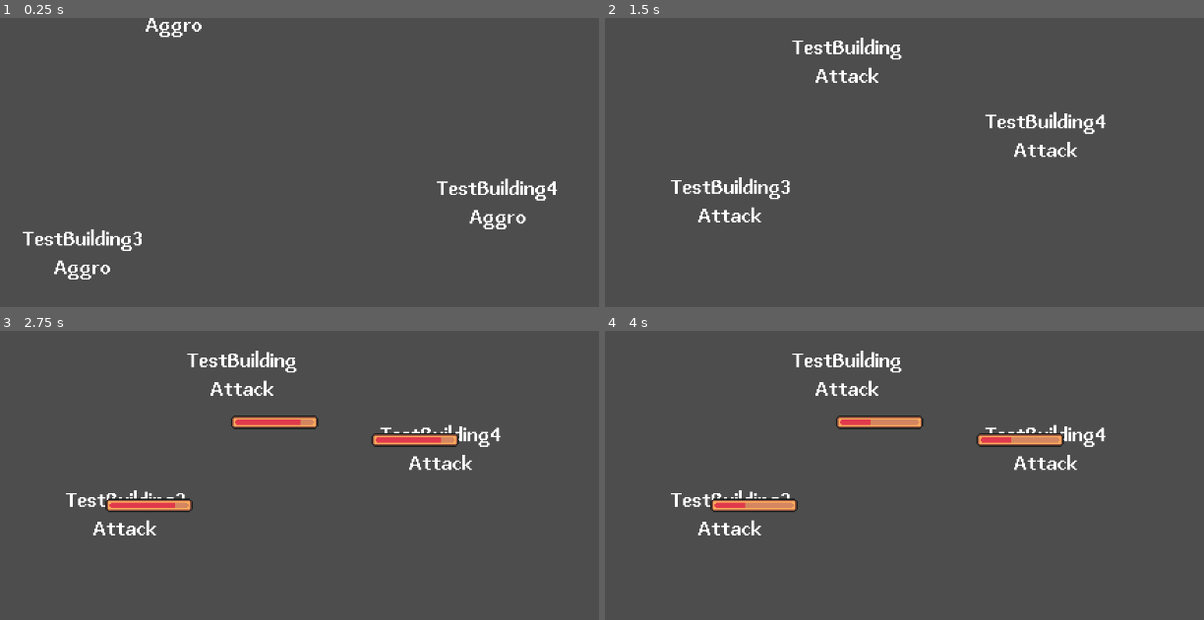
Above: before the commit, frames 1-4 (two rows, left to right).
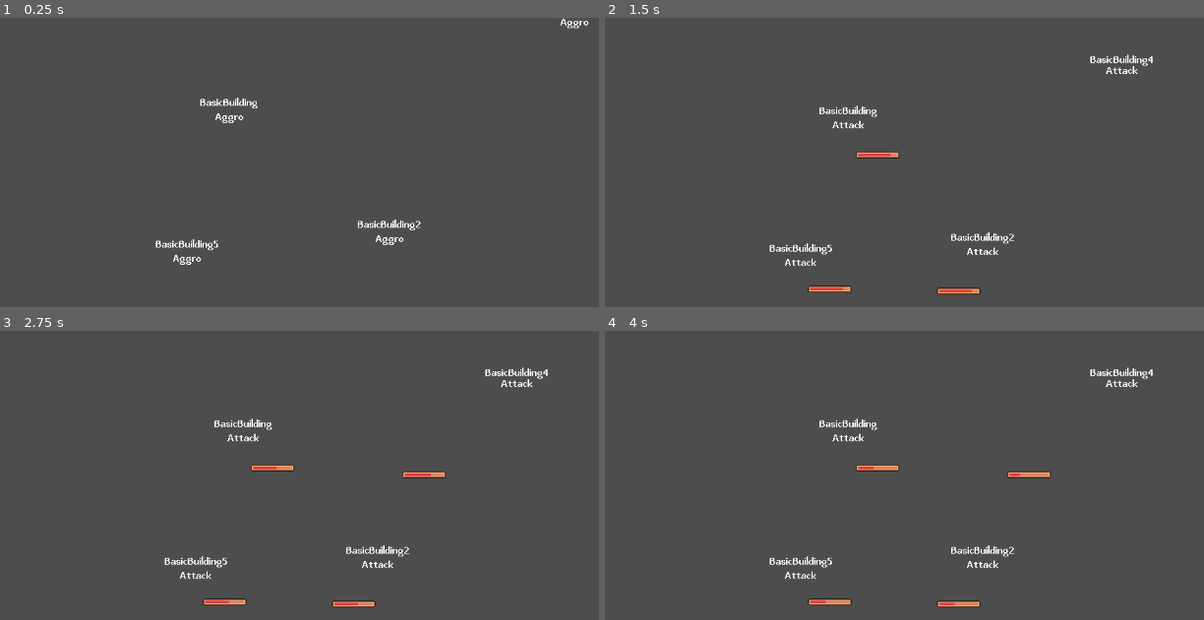
Above: after the commit, the same moments.

Repository: Cedro23/TDCardGame
Game: Godot game, scene res://scenes/game.tscn
The game is run twice, just before and just after one commit, with the same random seed, the same clock (stepped at 60 frames per second) and the same inputs.
Inputs:
- Up to frame 1 (0.25 s): no input
- Up to frame 2 (1.5 s): no input
- Up to frame 3 (2.75 s): no input
- Up to frame 4 (4 s): tap Enter at 2.75 s; tap Space at 3.5 s

The runs differ from the first frame. In frame 1, 2.5% of the frame differs, in the area x 3-99%, y 0-91%; in frame 2, 3.6%; in frame 3, 5.2%, in the area x 11-92%, y 6-96%; in frame 4, 5.2%.

Commit message:
Fixed target in range detection (#16)

Diff:
--- a/scenes/buildings/basic_building.tscn
+++ b/scenes/buildings/basic_building.tscn
@@ -3,23 +3,23 @@
 [ext_resource type="Script" path="res://scripts/entities/buildings/building.gd" id="1_8yitq"]
 [ext_resource type="PackedScene" uid="uid://ck0kwdcf7k48w" path="res://scenes/hud/health_bar.tscn" id="2_jvx4j"]
 
-[sub_resource type="RectangleShape2D" id="RectangleShape2D_he7m6"]
+[sub_resource type="RectangleShape2D" id="RectangleShape2D_htffm"]
 
 [node name="BasicBuilding" type="CharacterBody2D" groups=["Building"]]
-position = Vector2(27, -52)
+scale = Vector2(2, 2)
 script = ExtResource("1_8yitq")
 
 [node name="CollisionShape2D" type="CollisionShape2D" parent="."]
-shape = SubResource("RectangleShape2D_he7m6")
+shape = SubResource("RectangleShape2D_htffm")
+debug_color = Color(0.439216, 1, 0, 0.419608)
 
 [node name="HealthBar" parent="." node_paths=PackedStringArray("entity") instance=ExtResource("2_jvx4j")]
-anchors_preset = 0
-anchor_left = 0.0
+visible = false
+anchors_preset = 5
 anchor_top = 0.0
-anchor_right = 0.0
 anchor_bottom = 0.0
-offset_top = -24.0
-offset_bottom = -14.0
-grow_horizontal = 1
+offset_top = -18.0
+offset_bottom = -8.0
 grow_vertical = 1
+scale = Vector2(0.5, 0.5)
 entity = NodePath("..")
--- a/scenes/enemies/melee_enemy.tscn
+++ b/scenes/enemies/melee_enemy.tscn
@@ -8,6 +8,9 @@
 [ext_resource type="PackedScene" uid="uid://hn1cbwiypoej" path="res://scenes/debug/state_debug.tscn" id="6_is40x"]
 [ext_resource type="PackedScene" uid="uid://dxdeyygyumltw" path="res://scenes/debug/target_debug.tscn" id="7_wusas"]
 [ext_resource type="PackedScene" uid="uid://ck0kwdcf7k48w" path="res://scenes/hud/health_bar.tscn" id="8_mnilb"]
+
+[sub_resource type="CircleShape2D" id="CircleShape2D_hybkb"]
+radius = 26.0192
 
 [sub_resource type="CircleShape2D" id="CircleShape2D_xyw2v"]
 radius = 16.0
@@ -20,8 +23,15 @@
 [node name="AttackTimer" type="Timer" parent="."]
 one_shot = true
 
-[node name="EnemyHitBox" type="CollisionShape2D" parent="."]
+[node name="AttackRange" type="Area2D" parent="."]
+
+[node name="CollisionShape2D" type="CollisionShape2D" parent="AttackRange"]
+shape = SubResource("CircleShape2D_hybkb")
+debug_color = Color(0.704132, 0.489727, 0, 0.42)
+
+[node name="HitBox" type="CollisionShape2D" parent="."]
 shape = SubResource("CircleShape2D_xyw2v")
+debug_color = Color(0.996078, 0, 0, 0.419608)
 
 [node name="EnemyStateMachine" parent="." node_paths=PackedStringArray("entity", "current_state") instance=ExtResource("2_rmnyg")]
 entity = NodePath("..")
@@ -39,6 +49,7 @@
 can_move = false
 
 [node name="Debug" type="Node2D" parent="."]
+position = Vector2(0, -19)
 
 [node name="StateDebug" parent="Debug" node_paths=PackedStringArray("state_machine") instance=ExtResource("6_is40x")]
 state_machine = NodePath("../../EnemyStateMachine")
@@ -48,9 +59,10 @@
 offset_bottom = -36.0
 entity = NodePath("../..")
 
-[node name="HealthBar" parent="." node_paths=PackedStringArray("entity") instance=ExtResource("8_mnilb")]
-offset_top = -29.0
-offset_bottom = -19.0
-entity = NodePath("..")
+[node name="HealthBar" parent="Debug" node_paths=PackedStringArray("entity") instance=ExtResource("8_mnilb")]
+visible = false
+offset_top = -18.0
+offset_bottom = -8.0
+entity = NodePath("../..")
 
 [connection signal="timeout" from="AttackTimer" to="EnemyStateMachine/Attack" method="_on_attack_timer_timeout"]
--- a/scenes/enemies/ranged_enemy.tscn
+++ b/scenes/enemies/ranged_enemy.tscn
@@ -8,6 +8,9 @@
 [ext_resource type="PackedScene" uid="uid://hn1cbwiypoej" path="res://scenes/debug/state_debug.tscn" id="7_8o0qp"]
 [ext_resource type="PackedScene" uid="uid://dxdeyygyumltw" path="res://scenes/debug/target_debug.tscn" id="7_yv7r8"]
 [ext_resource type="PackedScene" uid="uid://ck0kwdcf7k48w" path="res://scenes/hud/health_bar.tscn" id="8_w1c1p"]
+
+[sub_resource type="CircleShape2D" id="CircleShape2D_m0vw2"]
+radius = 151.268
 
 [sub_resource type="CircleShape2D" id="CircleShape2D_242il"]
 radius = 16.0
@@ -20,8 +23,15 @@
 [node name="AttackTimer" type="Timer" parent="."]
 one_shot = true
 
-[node name="EnemyHitBox" type="CollisionShape2D" parent="."]
+[node name="AttackRange" type="Area2D" parent="."]
+
+[node name="CollisionShape2D" type="CollisionShape2D" parent="AttackRange"]
+shape = SubResource("CircleShape2D_m0vw2")
+debug_color = Color(0.705882, 0.490196, 0, 0.419608)
+
+[node name="HitBox" type="CollisionShape2D" parent="."]
 shape = SubResource("CircleShape2D_242il")
+debug_color = Color(0.996078, 0, 0, 0.419608)
 
 [node name="EnemyStateMachine" parent="." node_paths=PackedStringArray("entity", "current_state") instance=ExtResource("2_6omv4")]
 entity = NodePath("..")
@@ -39,6 +49,7 @@
 can_move = false
 
 [node name="Debug" type="Node2D" parent="."]
+position = Vector2(0, -19)
 
 [node name="TargetDebug" parent="Debug" node_paths=PackedStringArray("entity") instance=ExtResource("7_yv7r8")]
 offset_top = -49.0
@@ -48,11 +59,10 @@
 [node name="StateDebug" parent="Debug" node_paths=PackedStringArray("state_machine") instance=ExtResource("7_8o0qp")]
 state_machine = NodePath("../../EnemyStateMachine")
 
-[node name="HealthBar" parent="." node_paths=PackedStringArray("entity") instance=ExtResource("8_w1c1p")]
-offset_left = 544.0
-offset_top = 319.0
-offset_right = 608.0
-offset_bottom = 329.0
-entity = NodePath("..")
+[node name="HealthBar" parent="Debug" node_paths=PackedStringArray("entity") instance=ExtResource("8_w1c1p")]
+visible = false
+offset_top = -13.0
+offset_bottom = -3.0
+entity = NodePath("../..")
 
 [connection signal="timeout" from="AttackTimer" to="EnemyStateMachine/Attack" method="_on_attack_timer_timeout"]
--- a/scenes/game.tscn
+++ b/scenes/game.tscn
@@ -1,41 +1,42 @@
-[gd_scene load_steps=3 format=3 uid="uid://dmlgh8lodh2rm"]
+[gd_scene load_steps=4 format=3 uid="uid://dmlgh8lodh2rm"]
 
 [ext_resource type="PackedScene" uid="uid://cmpguaw5abup" path="res://scenes/buildings/basic_building.tscn" id="1_n2b3x"]
 [ext_resource type="PackedScene" uid="uid://bl8xc53ebchfy" path="res://scenes/enemies/melee_enemy.tscn" id="1_yce7x"]
+[ext_resource type="PackedScene" uid="uid://bpgcemahdqh3q" path="res://scenes/enemies/ranged_enemy.tscn" id="3_0ki4s"]
 
 [node name="Game" type="Node2D"]
 
 [node name="Camera2D" type="Camera2D" parent="."]
-zoom = Vector2(2, 2)
 
 [node name="Buildings" type="Node" parent="."]
 
-[node name="TestBuilding" parent="Buildings" instance=ExtResource("1_n2b3x")]
-position = Vector2(-6, -76)
+[node name="BasicBuilding" parent="Buildings" instance=ExtResource("1_n2b3x")]
+position = Vector2(-15, -98)
 
-[node name="TestBuilding2" parent="Buildings" instance=ExtResource("1_n2b3x")]
-position = Vector2(41, 60)
+[node name="BasicBuilding2" parent="Buildings" instance=ExtResource("1_n2b3x")]
+position = Vector2(104, 102)
 
-[node name="TestBuilding3" parent="Buildings" instance=ExtResource("1_n2b3x")]
-position = Vector2(-98, -15)
+[node name="BasicBuilding3" parent="Buildings" instance=ExtResource("1_n2b3x")]
+position = Vector2(-215, -69)
 
-[node name="TestBuilding4" parent="Buildings" instance=ExtResource("1_n2b3x")]
-position = Vector2(97, -63)
+[node name="BasicBuilding4" parent="Buildings" instance=ExtResource("1_n2b3x")]
+position = Vector2(207, -88)
 
-[node name="TestBuilding5" parent="Buildings" instance=ExtResource("1_n2b3x")]
-position = Vector2(8, 2)
+[node name="BasicBuilding5" parent="Buildings" instance=ExtResource("1_n2b3x")]
+position = Vector2(-85, 99)
 
 [node name="MeleeEnemy" parent="." instance=ExtResource("1_yce7x")]
 position = Vector2(-162, 65)
 attack_damage = 20.0
-attack_range = 30.0
 
 [node name="MeleeEnemy2" parent="." instance=ExtResource("1_yce7x")]
 position = Vector2(-99, -145)
 attack_damage = 20.0
-attack_range = 30.0
 
 [node name="MeleeEnemy3" parent="." instance=ExtResource("1_yce7x")]
 position = Vector2(172, 28)
 attack_damage = 20.0
-attack_range = 30.0
+
+[node name="RangedEnemy" parent="." instance=ExtResource("3_0ki4s")]
+position = Vector2(445, -288)
+attack_damage = 35.0
--- a/scenes/hud/health_bar.tscn
+++ b/scenes/hud/health_bar.tscn
@@ -5,7 +5,6 @@
 [ext_resource type="Script" path="res://scripts/hud/health_bar.gd" id="3_mcl6q"]
 
 [node name="HealthBar" type="TextureProgressBar"]
-visible = false
 anchors_preset = 8
 anchor_left = 0.5
 anchor_top = 0.5
@@ -17,6 +16,7 @@
 offset_bottom = 5.0
 grow_horizontal = 2
 grow_vertical = 2
+pivot_offset = Vector2(32, 5)
 size_flags_horizontal = 4
 size_flags_vertical = 4
 value = 100.0
--- a/scripts/entities/enemies/attack_state.gd
+++ b/scripts/entities/enemies/attack_state.gd
@@ -8,7 +8,7 @@
 
 
 func process_physics(_delta: float):
-	if entity.target == null or not target_in_range():
+	if entity.target == null or not entity.target_in_range():
 		entity.attack_timer.stop()
 		transitioned.emit("alert")
 
@@ -23,7 +23,3 @@
 
 func _on_attack_timer_timeout():
 	can_attack = true
-
-func target_in_range() -> bool:
-	var distance = entity.position.distance_to(entity.target.position)
-	return distance <= entity.attack_range
--- a/scripts/entities/enemies/enemy.gd
+++ b/scripts/entities/enemies/enemy.gd
@@ -5,9 +5,9 @@
 
 @export_group("Attack stats")
 @export var attack_damage: float = 100.0
-@export var attack_range: float = 100.0
 @export var attack_cooldown: float = 1.0
 @onready var attack_timer: Timer = $AttackTimer
+@onready var attack_range: Area2D = $AttackRange
 
 @export_group("Movement stats")
 @export var speed: float = 100.0
@@ -55,5 +55,8 @@
 	queue_free()
 
 func target_in_range() -> bool:
-	var distance = position.distance_to(target.position)
-	return distance <= attack_range
+	var overlapping_bodies = attack_range.get_overlapping_bodies()
+	for body in overlapping_bodies:
+		if body == target:
+			return true
+	return false
Not shown: 1 places in scenes/enemies/melee_enemy.tscn that only renumber resources
Not shown: 1 places in scenes/enemies/ranged_enemy.tscn that only renumber resources
